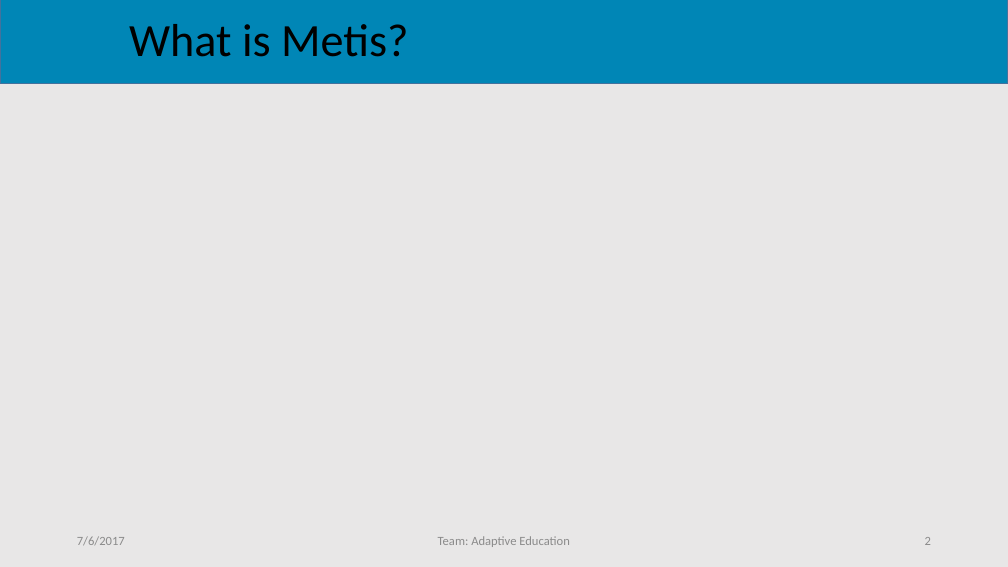
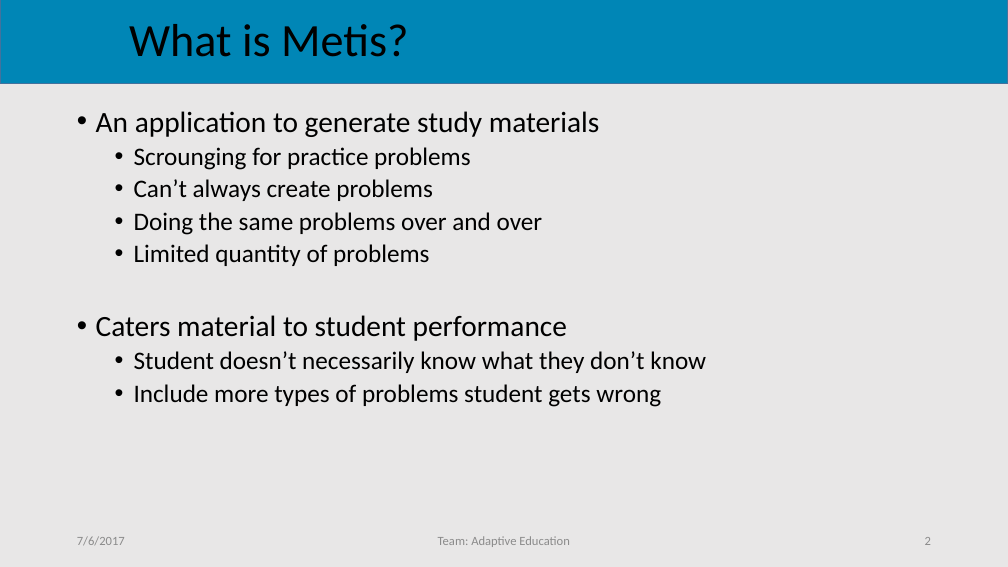
Before and after one commit to Drakmyth/Slalom-AdaptiveEducation, a slide deck: slide 2 of presentation/presentation.pptx. Drawn at 1008x567 pixels with LibreOffice and Linux fonts; fonts in the diff are those of the drawing; background and template pictures are left out. Boxes give left, top, right and bottom in pixels: in the first picture for what was removed or moved away, otherwise in the second. Text is boxed around its words. In the diff, an @@ line names an element or a change of style, - is before the commit and + after.

```diff
--- a/presentation/presentation.pptx
+++ b/presentation/presentation.pptx
@@ text added at box(96, 111, 706, 407), 24 pt, text #000000 @@
+• An application to generate study materials
+  • Scrounging for practice problems
+  • Can’t always create problems
+  • Doing the same problems over and over
+  • Limited quantity of problems
+• Caters material to student performance
+  • Student doesn’t necessarily know what they don’t know
+  • Include more types of problems student gets wrong
```
Also in this commit, not shown: 3 other slides changed, 1 slide added.
